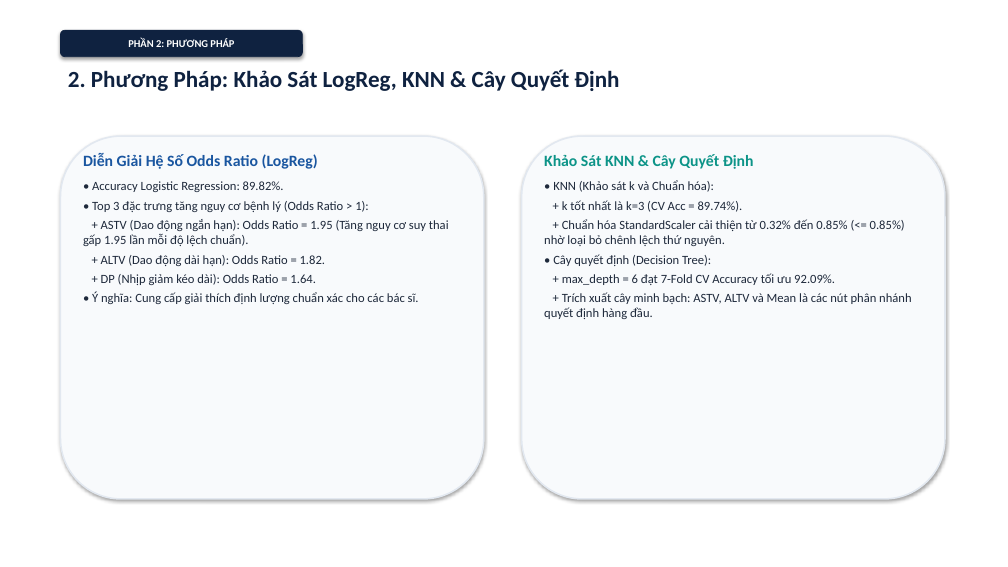
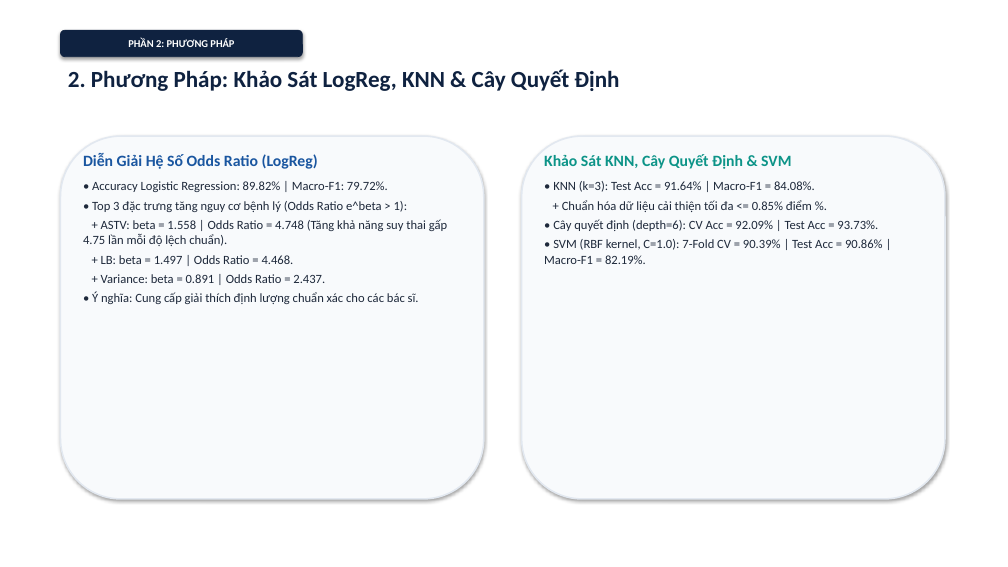
Before and after one commit to Escanor292/caimo, a slide deck: slide 9 of DT69_123000609_SlideThuyetTrinh.pptx. Drawn at 1008x567 pixels with LibreOffice and Linux fonts; fonts in the diff are those of the drawing. Boxes give left, top, right and bottom in pixels: in the first picture for what was removed or moved away, otherwise in the second. Text is boxed around its words. In the diff, an @@ line names an element or a change of style, - is before the commit and + after.

```diff
--- a/DT69_123000609_SlideThuyetTrinh.pptx
+++ b/DT69_123000609_SlideThuyetTrinh.pptx
@@ text at box(544, 154, 883, 264): text changed @@
-Khảo Sát KNN & Cây Quyết Định
-• KNN (Khảo sát k và Chuẩn hóa):
-+ k tốt nhất là k=3 (CV Acc = 89.74%).
-+ Chuẩn hóa StandardScaler cải thiện từ 0.32% đến 0.85% (<= 0.85%) nhờ loại bỏ chênh lệch thứ nguyên.
-• Cây quyết định (Decision Tree):
-+ max_depth = 6 đạt 7-Fold CV Accuracy tối ưu 92.09%.
-+ Trích xuất cây minh bạch: ASTV, ALTV và Mean là các nút phân nhánh quyết định hàng đầu.
+Khảo Sát KNN, Cây Quyết Định & SVM
+• KNN (k=3): Test Acc = 91.64% | Macro-F1 = 84.08%.
++ Chuẩn hóa dữ liệu cải thiện tối đa <= 0.85% điểm %.
+• Cây quyết định (depth=6): CV Acc = 92.09% | Test Acc = 93.73%.
+• SVM (RBF kernel, C=1.0): 7-Fold CV = 90.39% | Test Acc = 90.86% | Macro-F1 = 82.19%.
@@ text at box(83, 181, 447, 283): text changed @@
-• Accuracy Logistic Regression: 89.82%.
-• Top 3 đặc trưng tăng nguy cơ bệnh lý (Odds Ratio > 1):
-+ ASTV (Dao động ngắn hạn): Odds Ratio = 1.95 (Tăng nguy cơ suy thai gấp 1.95 lần mỗi độ lệch chuẩn).
-+ ALTV (Dao động dài hạn): Odds Ratio = 1.82.
-+ DP (Nhịp giảm kéo dài): Odds Ratio = 1.64.
+• Accuracy Logistic Regression: 89.82% | Macro-F1: 79.72%.
+• Top 3 đặc trưng tăng nguy cơ bệnh lý (Odds Ratio e^beta > 1):
++ ASTV: beta = 1.558 | Odds Ratio = 4.748 (Tăng khả năng suy thai gấp 4.75 lần mỗi độ lệch chuẩn).
++ LB: beta = 1.497 | Odds Ratio = 4.468.
++ Variance: beta = 0.891 | Odds Ratio = 2.437.
```
Also in this commit, not shown: 13 other slides changed, 15 other files.
